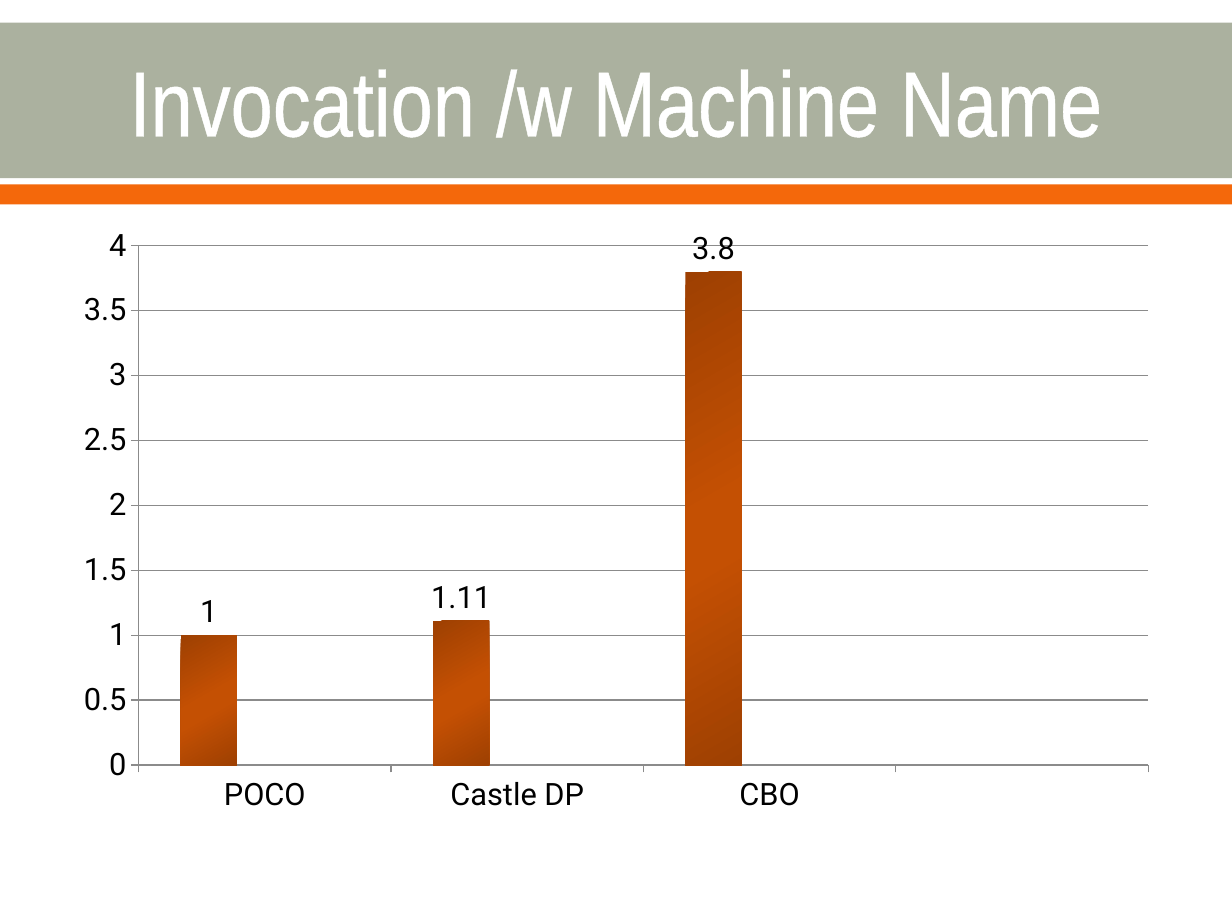
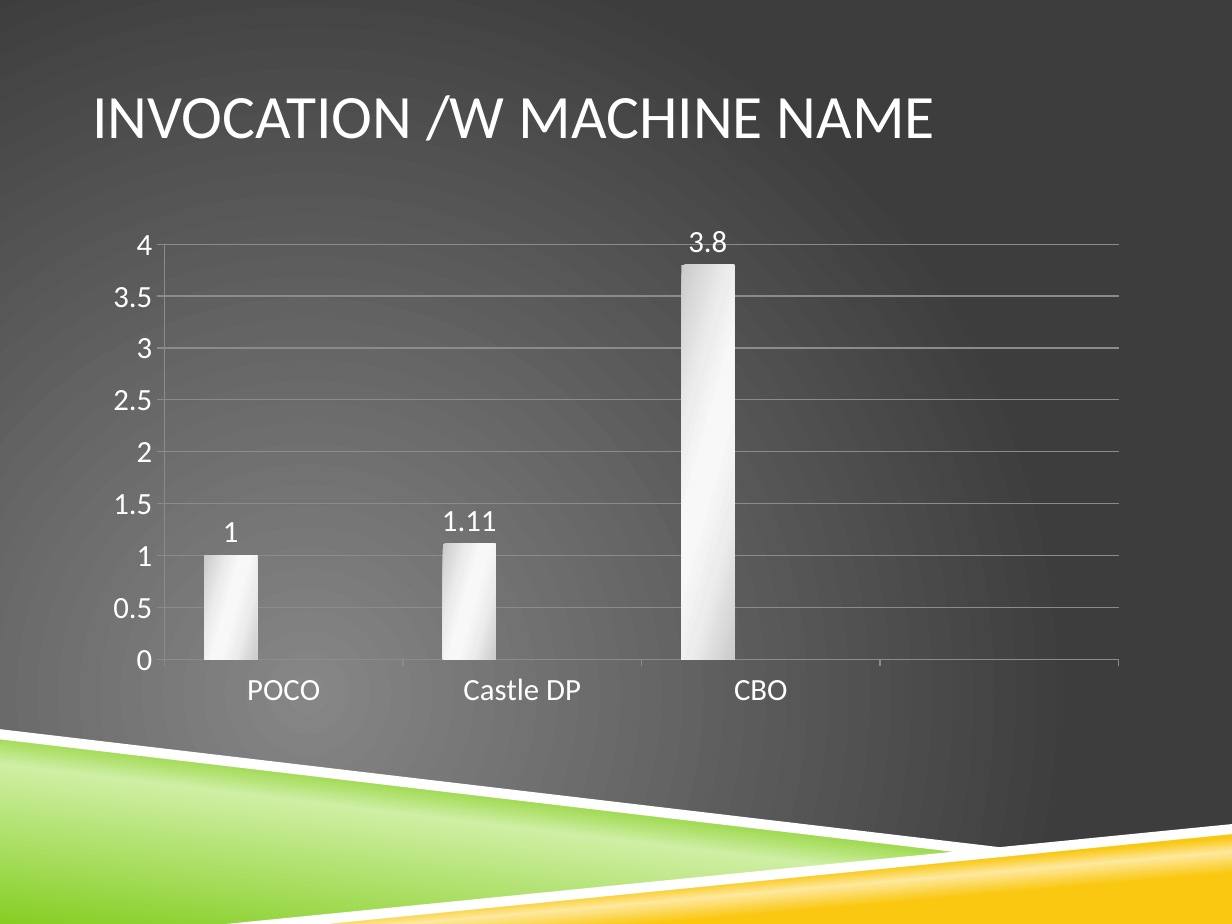
Before and after one commit to bling/AOPDemo, a slide deck: slide 16 of Aspect Oriented Programming.pptx. Drawn at 1232x924 pixels with LibreOffice and Linux fonts; fonts in the diff are those of the drawing; background and template pictures are left out. Boxes give left, top, right and bottom in pixels: in the first picture for what was removed or moved away, otherwise in the second. Text is boxed around its words. In the diff, an @@ line names an element or a change of style, - is before the commit and + after.

```diff
--- a/Aspect Oriented Programming.pptx
+++ b/Aspect Oriented Programming.pptx
@@ background #FFFFFF to picture (left out) @@
@@ rectangle removed at [0,22,1232,177] @@
@@ title at [92,95,935,141]: text changed; size 54 to 36 pt; font Arial Narrow to Calibri @@
-Invocation /w Machine Name
+INVOCATION /W MACHINE NAME
@@ rectangle removed at [0,185,1232,205] @@
@@ column chart at [92,216,1140,718] @@
@@ colour of Series 1 #F4680B to #86CE24 @@
@@ colour of Series 2 #ABB19F to #00A2E6 @@
@@ colour of Series 3 #948774 to #FAC810 @@
@@ lettering changed @@
@@ column chart: place and size @@
-column chart at [62,216,1170,825]
+column chart at [92,216,1140,718]
@@ freeform shape added at [0,736,976,924], fill gradient #86CE24 to #CFEFA4 @@
@@ freeform shape added at [0,729,1025,854], fill #FFFFFF @@
@@ freeform shape added at [227,824,1232,924], fill #FFFFFF @@
@@ freeform shape added at [244,828,1232,924], fill gradient #FAC810 to #FDE99F @@
```
Also in this commit, not shown: 29 other slides changed, 1 slide removed, 11 other files.
